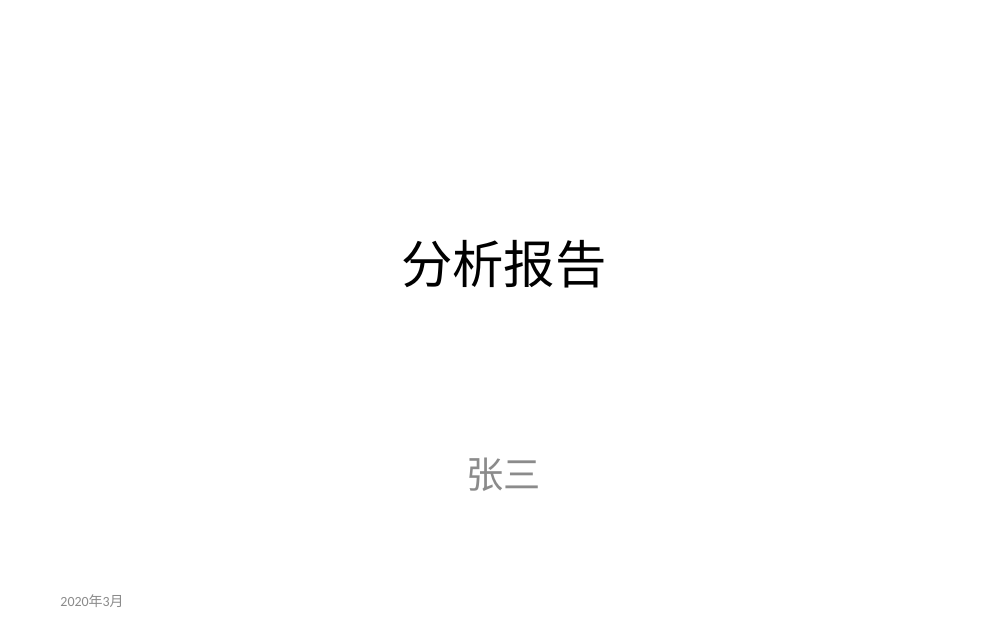
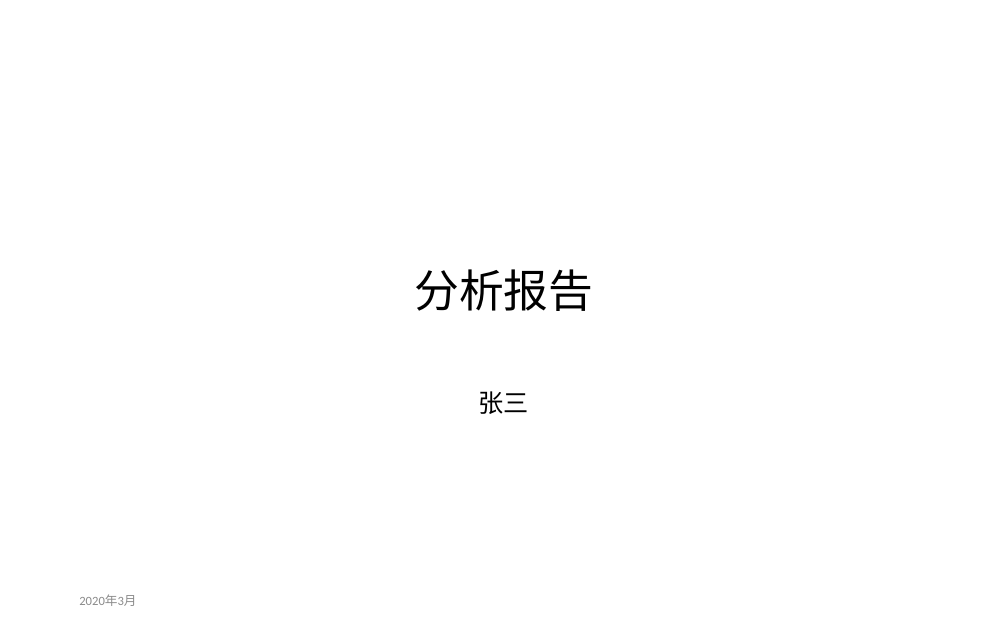
Before and after one commit to jinlin82/rmd-article-template, a slide deck: slide 1 of style/pptx-template-1.pptx. Drawn at 1008x630 pixels with LibreOffice and Linux fonts; fonts in the diff are those of the drawing. Boxes give left, top, right and bottom in pixels: in the first picture for what was removed or moved away, otherwise in the second. Text is boxed around its words. In the diff, an @@ line names an element or a change of style, - is before the commit and + after.

```diff
--- a/style/pptx-template-1.pptx
+++ b/style/pptx-template-1.pptx
@@ title "分析报告": place and size @@
-title "分析报告" at [401, 239, 606, 288]
+title "分析报告" at [414, 269, 593, 311]
@@ title "分析报告" at [414, 269, 593, 311]: size 36.7 to 32 pt, font Calibri to Noto Sans CJK SC; line spacing 1 to 0.9; vertical alignment middle to bottom @@
@@ subtitle "张三": place and size @@
-subtitle "张三" at [467, 457, 541, 491]
+subtitle "张三" at [479, 391, 529, 414]
@@ subtitle "张三" at [479, 391, 529, 414]: size 26.7 to 18 pt, text colour #8C8C8C to #000000; line spacing 1 to 0.9; more space between paragraphs @@
@@ text "2020年3月": place and size @@
-text "2020年3月" at [60, 594, 123, 607]
+text "2020年3月" at [79, 595, 136, 606]
@@ text "2020年3月" at [79, 595, 136, 606]: size 10 to 9 pt @@
```
Also in this commit, not shown: 13 other slides changed, 5 other files.
